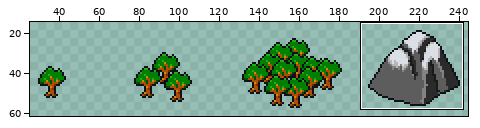
Sprite sheet, stored at main/maps/widgets.png. The first picture is a wide view before the edit; the outline marks the close-up.
Close-up. First the earlier version:
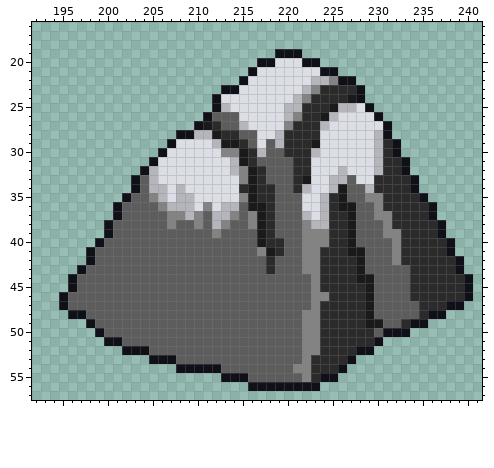
The file is 248x62 pixels. Shown: x 192..241, y 16..57. The wide view leaves out empty margins.
After:
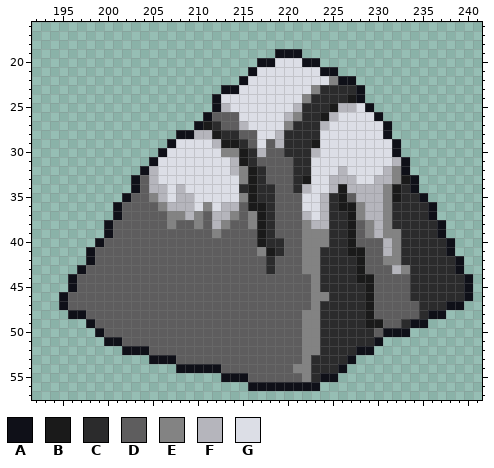
Palette (. is transparent): A #0f1018  B #1a1a1a  C #2b2b2c  D #5e5d5e  E #838383  F #b5b5bc  G #dcdee6
Difference:
Changed rows in their new state; - is an unchanged pixel.
first column x 220:
22 ---GG---------
23 --G-----------
24 -G------------
25 G-------------
28 ----------G---
29 ----------GG--
30 ----------GG--
31 ----------GGF-
32 ----------GFE-
33 -------F--FFEB
34 -------FF-FEB-
35 --------FFFEB-
36 --------EFFE--
37 --------EFF---
38 ---------EF---
39 ---------EF---
40 -----------F--
41 -----------F--
42 -----------E--
43 ------------FE
Boxes around the changes in both close-ups, in picture pixels (x1, y1, x2, y2):
changed: (284, 76, 329, 112)
changed: (347, 130, 410, 274)
